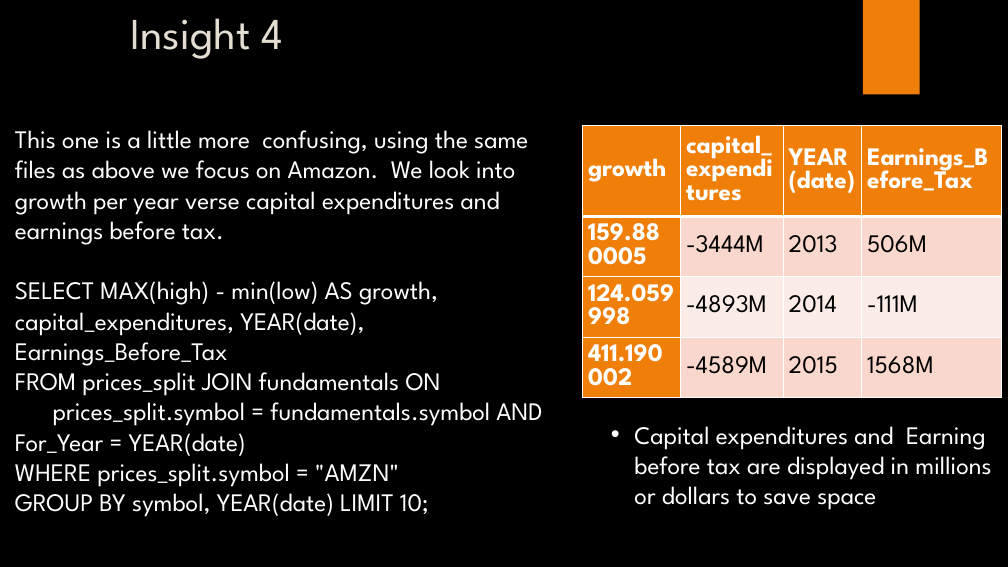
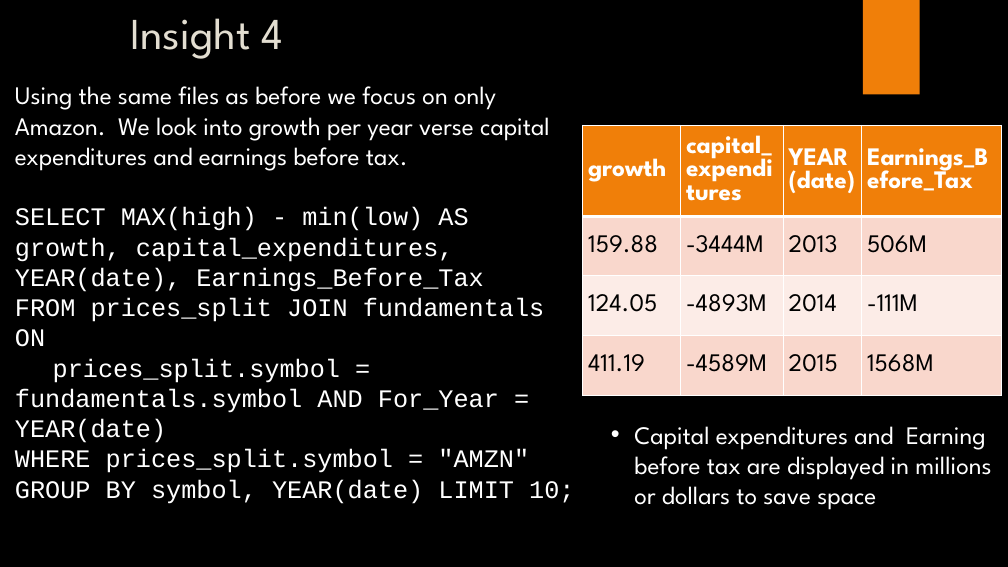
Before and after one commit to DSSMU/MSDS7330_Project, a slide deck: slide 13 of NYSE Analysis With MySQL.pptx. Drawn at 1008x567 pixels with LibreOffice and Linux fonts; fonts in the diff are those of the drawing; background and template pictures are left out. Boxes give left, top, right and bottom in pixels: in the first picture for what was removed or moved away, otherwise in the second. Text is boxed around its words. In the diff, an @@ line names an element or a change of style, - is before the commit and + after.

Commit message:
Added insight 5

```diff
--- a/NYSE Analysis With MySQL.pptx
+++ b/NYSE Analysis With MySQL.pptx
@@ text "Using the same files as ...": place and size @@
-text "Using the same files as ..." at (15, 130, 542, 517)
+text "Using the same files as ..." at (15, 86, 574, 504)
@@ text at (15, 86, 550, 171): text changed @@
-This one is a little more confusing, using the same files as above we focus on Amazon. We look into growth per year verse capital expenditures and earnings before tax.
+Using the same files as before we focus on only Amazon. We look into growth per year verse capital expenditures and earnings before tax.
@@ table at (583, 126, 1002, 395) @@
-row 2, column 1: 159.880005
+row 2, column 1: 159.88
-row 3, column 1: 124.059998
+row 3, column 1: 124.05
-row 4, column 1: 411.190002
+row 4, column 1: 411.19
@@ fill #F07F09 to #F9D8CC in 2 cells @@
@@ fill #F07F09 to #FCECE7 in row 3, column 1 @@
@@ text at (15, 207, 574, 504): font League Spartan to Courier New in "SELECT MAX(high) - min(low) AS growth, capital_expenditures, ...", "FROM prices_split JOIN fundamentals ON", "prices_split.symbol = fundamentals.symbol AND For_Year = YEA ...", "WHERE prices_split.symbol = "AMZN"" and 1 more places @@
```
Also in this commit, not shown: 4 other slides changed, 2 slides added, 1 slide removed, 3 other files.
